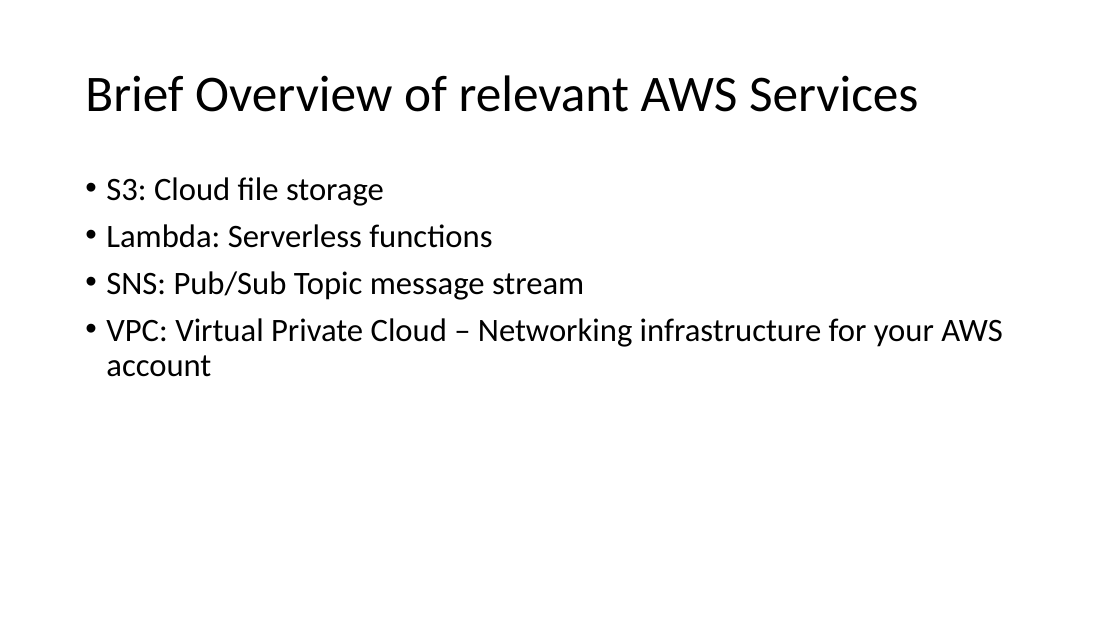
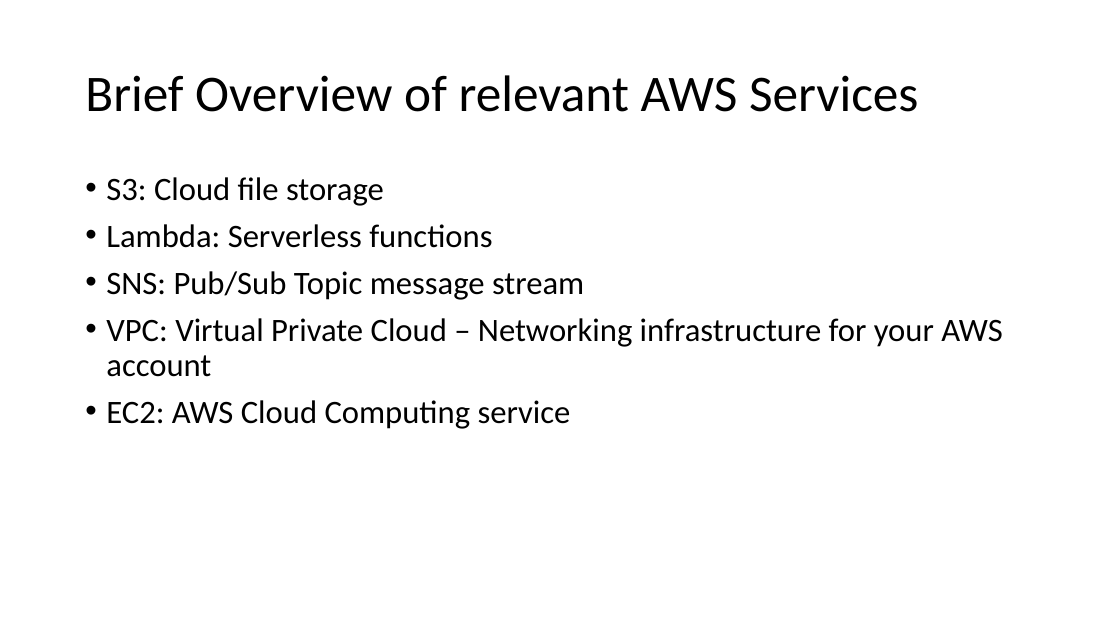
Before and after one commit to jbaacke/CloudFormationAndCARRDSDemo, a slide deck: slide 5 of VSTS and CloudFormation.pptm. Drawn at 1120x630 pixels with LibreOffice and Linux fonts; fonts in the diff are those of the drawing. Boxes give left, top, right and bottom in pixels: in the first picture for what was removed or moved away, otherwise in the second. Text is boxed around its words. In the diff, an @@ line names an element or a change of style, - is before the commit and + after.

```diff
--- a/VSTS and CloudFormation.pptm
+++ b/VSTS and CloudFormation.pptm
@@ text at (x1=106, y1=400, x2=571, y2=429): paragraph added @@
+• EC2: AWS Cloud Computing service
```
Also in this commit, not shown: 4 other slides changed.
